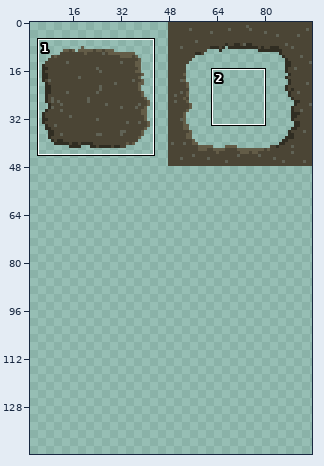
One commit to this pixel-art file: LD29/LD29Content/raw/EarthTiles.ase. The first picture is a wide view before the edit; the outline marks the close-up.
Close-up. Before:
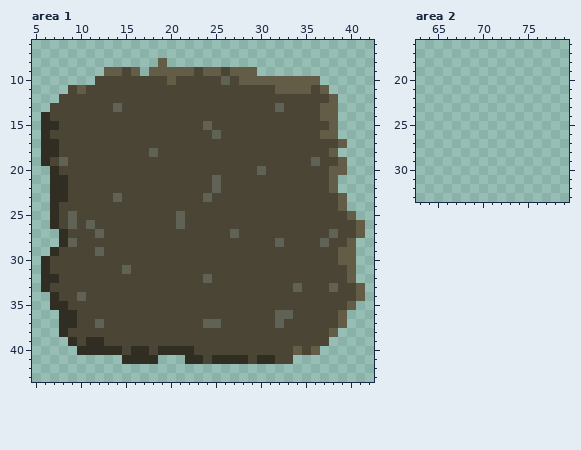
96x96 pixels, 1 frame. Shown: area 1: x 5..42, y 6..43; area 2: x 63..79, y 16..33. The old version is drawn lined up with the new one, on the new canvas. The wide view leaves out empty margins. The commit also changed other parts of the picture, which this record leaves out.
The result:
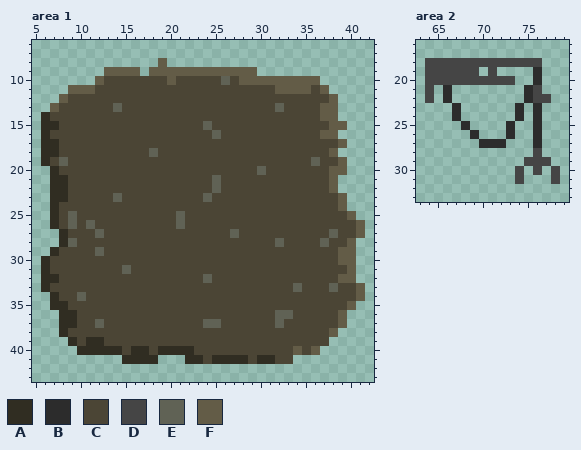
Palette (. is transparent): A #302d22  B #2c2c2c  C #4b4535  D #454545  E #606255  F #635c47
The exact change:
canvas 96x96 -> 96x144
Area 1:
y 9: x 15 C -> F; x 23 C -> F; x 26 C -> F
y 10: x 12 C -> F
y 11: x 9 C -> F; x 11 C -> F
y 12: x 8 C -> F
y 13: x 7 C -> F
y 15: x 39 . -> F
y 32: x 39 C -> F
Area 2:
y 18: x 64..76 ............. -> DDDDDDDDDDDDD
y 19: x 64..69 ...... -> DDDDDD; x 71 . -> D; x 76 . -> B
y 20: x 64..73 .......... -> DDDDDDDDDD; x 76 . -> B
y 21: x 64 . -> D; x 66 . -> B; x 75..76 .. -> BD
y 22: x 64 . -> D; x 66 . -> B; x 75..77 ... -> BDD
y 23..24: x 67 . -> B; x 74 . -> B; x 76 . -> B
y 25: x 68 . -> B; x 73 . -> B; x 76 . -> B
y 26: x 69 . -> B; x 73 . -> B; x 76 . -> B
y 27: x 70..72 ... -> BBB; x 76 . -> B
y 28: x 76 . -> D
y 29: x 75..77 ... -> DDD
y 30: x 74 . -> D; x 76 . -> D; x 78 . -> D
y 31: x 74 . -> D; x 78 . -> D
Changed places in both close-ups, as pixel boxes (x1, y1, x2, y2):
changed: (50, 67, 131, 112)
changed: (194, 67, 230, 76)
added: (338, 121, 347, 130)
changed: (338, 274, 347, 283)
added: (425, 58, 560, 184)
